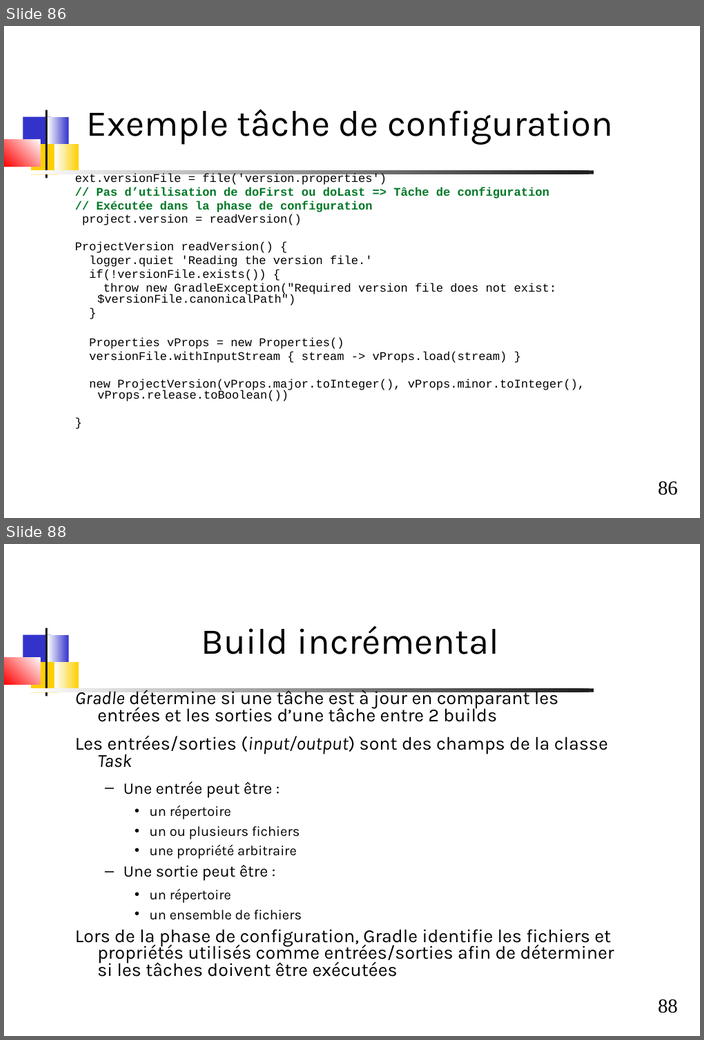
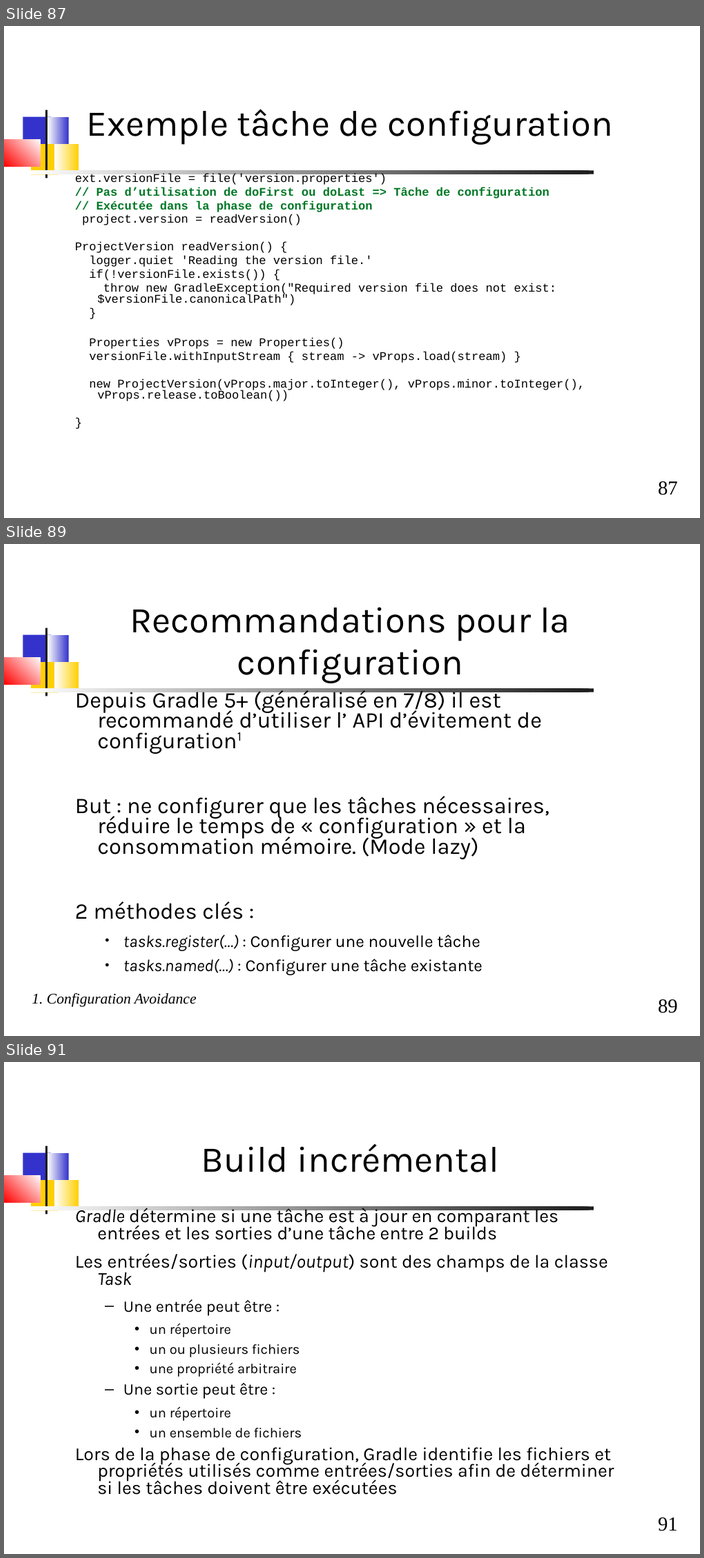
Before and after one commit to dthibau/gradle, a slide deck: Gradle.odp. Shown one above the other, each under a label of ours: slides 86 and 88 before the commit, slides 87, 89 and 91 after it; the slides between them are not shown. The pictures are 704x1040 and 704x1558 pixels, drawn with LibreOffice and Linux fonts; fonts in the diff are those of the drawing. Boxes give left, top, right and bottom in pixels: in the first picture for what was removed or moved away, otherwise in the second. Text is boxed around its words. In the diff, an @@ line names an element or a change of style, - is before the commit and + after.

Commit message:
Lazy Conf, ToolChain Java

```diff
--- a/Gradle.odp
+++ b/Gradle.odp
@@ slide 89 added at (4,544,700,1036), background #FFFFFF; not listed: 8 template elements that a slide beside it also shows @@
@@ title added at (130,607,570,683), 44 pt, text #000000 @@
+Recommandations pour la configuration
@@ text added at (75,687,549,975), 27.2 pt, text #000000 @@
+Depuis Gradle 5+ (généralisé en 7/8) il est recommandé d’utiliser l’ API d’évitement de configuration1
+But : ne configurer que les tâches nécessaires, réduire le temps de « configuration » et la consommation mémoire. (Mode lazy)
+2 méthodes clés :
+  ● tasks.register(…) : Configurer une nouvelle tâche
+  ● tasks.named(…) : Configurer une tâche existante
@@ text added at (32,993,197,1007), 18 pt, text #000000, italic @@
+1. Configuration Avoidance
@@ what was slide 86 is now slide 87 @@
@@ page number at (657,481,677,495): text changed @@
-86
+87
@@ what was slide 88 is now slide 91 @@
@@ page number at (657,1517,677,1531): text changed @@
-88
+91
```
Also in this commit, not shown: 7 slides changed, 3 other slides added, 1 slide removed, 1 other file.
